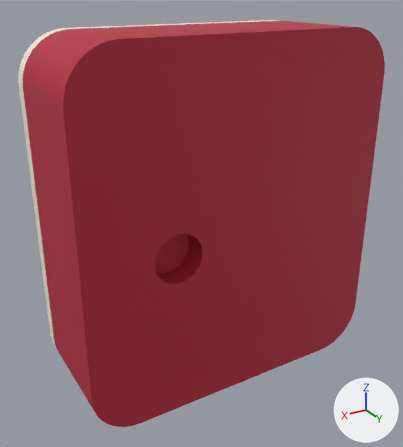
One commit to the glTF model public/models/O01.glb: the scene before it, then after it.
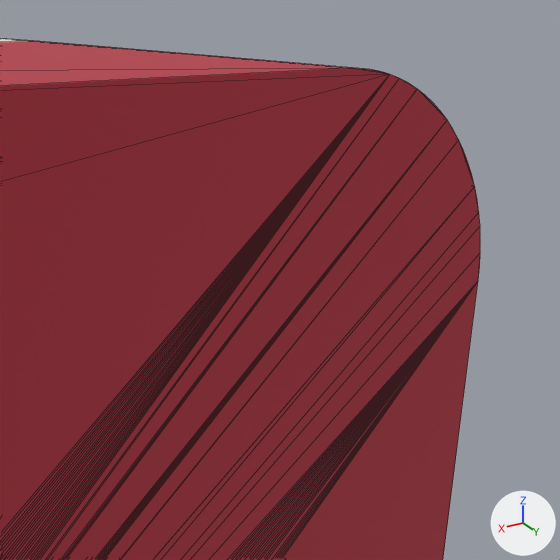
Old and new are each drawn whole from a camera (50 mm lens) standing at (316.4, -133.7, 302.2) and looking at (270.3, -210.5, 263.8) and again close up on the part from 68% to 100% of the width and 3% to 31% of the height. The lights are fixed; the arrows at lower right show +X, +Y and +Z. The first two pictures are the older version. The close-ups show mesh edges as thin lines. Vertices at exactly the same position are counted once.

Objects in the first close-up: 'O01_ChristmasRed' and 1 more.
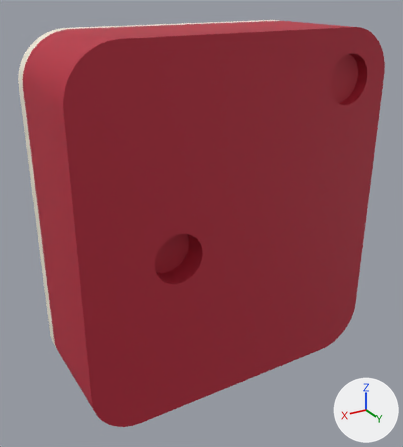
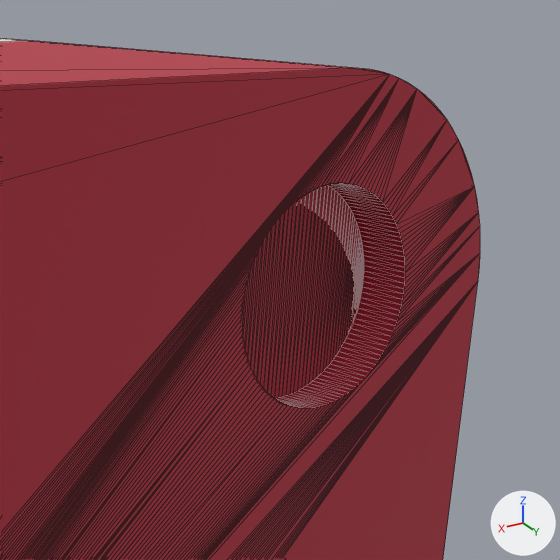
Edits to the bpy script that builds the scene:
```text
Change me_o01_christmasred:
    used by ob_o01_christmasred; location = (0.0, 0.0, 0.0)
    remove me_o01_christmasred.from_pydata(...)  # 1056 vertices, 2108 faces; spans x 241.0..296.0, y -218.5..-200.0, z 236.0..296.0
    add me_o01_christmasred.from_pydata(...)  # 1312 vertices, 2620 faces; spans x 241.0..296.0, y -218.5..-200.0, z 236.0..296.0
    me_o01_christmasred part 1
    37 faces are deleted
    131 vertices are added at x 244.9..253.1, y -202.1..-200.0, z 284.0..292.0
    125 new vertices lie (0.0, 2.1, 0.0) away from vertices in x 244.9..253.1, y -202.1, z 284.0..292.0
    549 new faces join them
```

What differs and where, as boxes (x1, y1, x2, y2) in the close-ups (560 x 560 px):
part 1 of me_o01_christmasred, cut back
    both: (15, 74, 480, 560)
